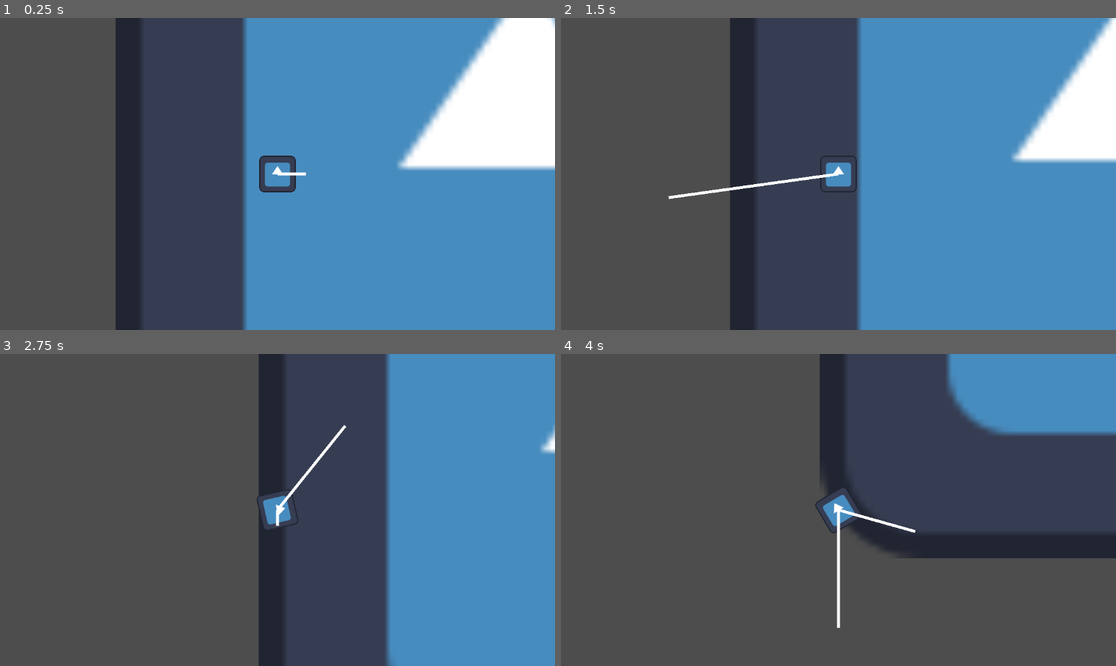
Above: before the commit, frames 1-4 (two rows, left to right).
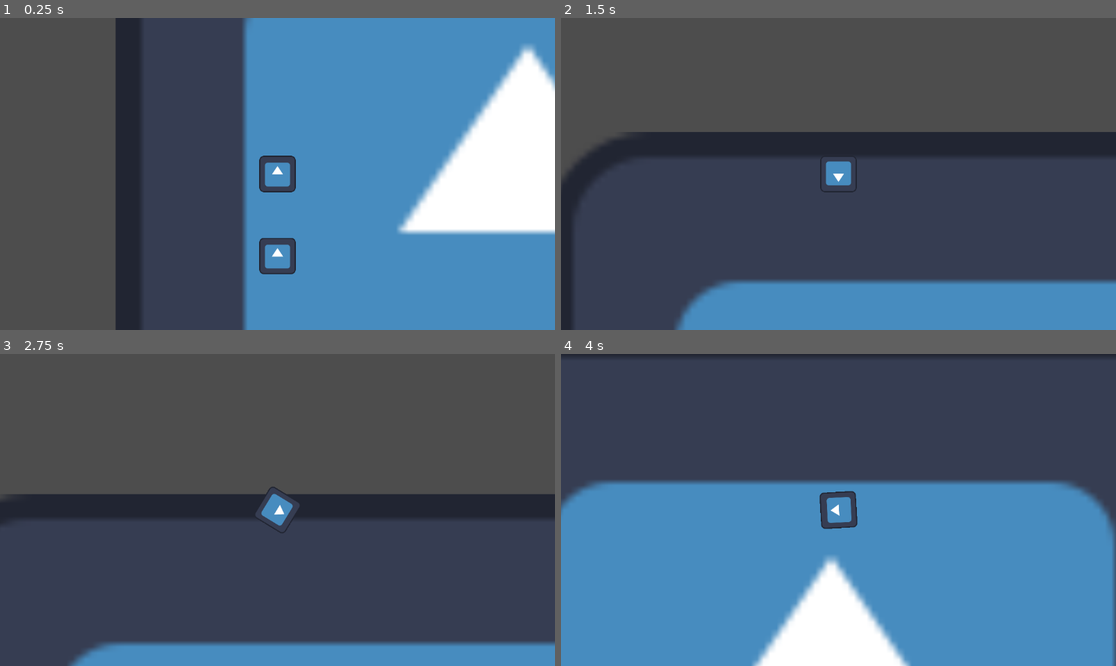
Above: after the commit, the same moments.

Repository: Eagleast/No_platform_the_game
Game: Godot game, scene res://Scenes/jumper_scene.tscn
Two runs of this game, one before a commit and one after it. Both use one fixed random seed, a clock stepped at 60 frames per second and the inputs below. The engine's default icon, where the game draws it, is replaced by a stand-in: a white triangle on a blue panel in a dark square.
Inputs (mouse positions are in pixels of both pictures, inside the frame that each line leads up to):
- Up to frame 1 (0.25 s): no input
- Up to frame 2 (1.5 s): move the mouse to (960, 158) at 0.52 s; hold Space (jump) 0.53-1.28 s; move the mouse to (727, 189) at 1.27 s; tap Space (jump) at 1.35 s
- Up to frame 3 (2.75 s): tap Space (jump) at 1.52, 1.82 s; move the mouse to (333, 441) at 2.02 s; hold Space (jump) from 2.03 s (still down)
- Up to frame 4 (4 s): move the mouse to (810, 572) at 2.77 s; release Space (jump) at 2.78 s; tap Space (jump) at 2.85, 3.02, 3.32 s; move the mouse to (1005, 556) at 3.52 s; hold Space (jump) from 3.53 s (still down)

The runs differ from the first frame. In frame 1, 11% of the frame differs, in the area x 44-100%, y 0-83%; in frame 2, 54%; in frame 3, 42%; in frame 4, 68%, in the area x 0-100%, y 0-100%.

Commit message:
comit moment
0-0

Diff:
--- a/Scenes/CollisionShape2D.gd
+++ /dev/null
@@ -1,11 +0,0 @@
-extends CollisionShape2D
-
-
-# Called when the node enters the scene tree for the first time.
-func _ready():
-	pass # Replace with function body.
-
-
-# Called every frame. 'delta' is the elapsed time since the previous frame.
-func _process(delta):
-	pass
--- a/Scenes/debug_marker.tscn
+++ /dev/null
@@ -1,11 +0,0 @@
-[gd_scene load_steps=3 format=3 uid="uid://cjbn82ei1uxwk"]
-
-[ext_resource type="Script" path="res://Scripts/Marker2D.gd" id="1_bf3pl"]
-[ext_resource type="Texture2D" uid="uid://brtt04gm73rop" path="res://icon.svg" id="2_vgkul"]
-
-[node name="Marker2D" type="Marker2D"]
-script = ExtResource("1_bf3pl")
-
-[node name="Sprite2D" type="Sprite2D" parent="."]
-scale = Vector2(0.125, 0.113281)
-texture = ExtResource("2_vgkul")
--- a/Scenes/jumper.tscn
+++ b/Scenes/jumper.tscn
@@ -1,9 +1,7 @@
-[gd_scene load_steps=8 format=3 uid="uid://dvr0nl20r1wci"]
+[gd_scene load_steps=6 format=3 uid="uid://dvr0nl20r1wci"]
 
 [ext_resource type="Texture2D" uid="uid://brtt04gm73rop" path="res://icon.svg" id="1_5tifr"]
 [ext_resource type="Script" path="res://Scripts/jumper.gd" id="1_p6lrq"]
-[ext_resource type="Script" path="res://Scripts/preview_jump.gd" id="3_lv5bx"]
-[ext_resource type="Script" path="res://Scenes/direction_vector.gd" id="4_vuhle"]
 
 [sub_resource type="PhysicsMaterial" id="PhysicsMaterial_acnxy"]
 rough = true
@@ -16,13 +14,11 @@
 [sub_resource type="CircleShape2D" id="CircleShape2D_7wnkw"]
 radius = 64.1249
 
-[node name="Jumper" type="RigidBody2D"]
+[node name="Jumper" type="RigidBody2D" groups=["player"]]
 position = Vector2(0, -63)
 physics_material_override = SubResource("PhysicsMaterial_acnxy")
 gravity_scale = 0.0
 script = ExtResource("1_p6lrq")
-max_jump_vel = 3000.0
-time_to_max_jump = 2.0
 
 [node name="Sprite2D" type="Sprite2D" parent="."]
 texture = ExtResource("1_5tifr")
@@ -37,19 +33,3 @@
 
 [node name="Camera2D" type="Camera2D" parent="."]
 zoom = Vector2(0.59, 0.59)
-
-[node name="Timer" type="Timer" parent="."]
-process_callback = 0
-wait_time = 0.1
-one_shot = true
-
-[node name="Jump_preview" type="Line2D" parent="."]
-points = PackedVector2Array(0, 0, 0, 0)
-script = ExtResource("3_lv5bx")
-
-[node name="direction_vector" type="Line2D" parent="."]
-points = PackedVector2Array(0, 0, 0, 0)
-script = ExtResource("4_vuhle")
-
-[connection signal="body_entered" from="." to="." method="_on_body_entered"]
-[connection signal="timeout" from="Timer" to="." method="_on_timer_timeout"]
--- a/Scenes/jumper_scene.tscn
+++ b/Scenes/jumper_scene.tscn
@@ -1,17 +1,13 @@
-[gd_scene load_steps=6 format=3 uid="uid://8l50u8maqmrn"]
+[gd_scene load_steps=5 format=3 uid="uid://8l50u8maqmrn"]
 
 [ext_resource type="PackedScene" uid="uid://dvr0nl20r1wci" path="res://Scenes/jumper.tscn" id="1_csb1s"]
 [ext_resource type="Texture2D" uid="uid://brtt04gm73rop" path="res://icon.svg" id="1_jxg68"]
-[ext_resource type="PackedScene" uid="uid://dxjwj5ip3evdu" path="res://Scenes/preview_jump.tscn" id="1_ts7dj"]
-[ext_resource type="Script" path="res://Scripts/preview_jump.gd" id="2_xumlp"]
+[ext_resource type="PackedScene" uid="uid://ccih1ofbh8min" path="res://bumper.tscn" id="5_pty02"]
 
 [sub_resource type="RectangleShape2D" id="RectangleShape2D_mfd2g"]
 size = Vector2(4.34, 29.705)
 
 [node name="jumper_scene" type="Node2D"]
-
-[node name="Line2D" parent="." instance=ExtResource("1_ts7dj")]
-script = ExtResource("2_xumlp")
 
 [node name="Background" type="Sprite2D" parent="."]
 position = Vector2(881, -65.25)
@@ -20,8 +16,6 @@
 
 [node name="Jumper" parent="." instance=ExtResource("1_csb1s")]
 position = Vector2(-324, -51)
-max_jump_vel = 1500.0
-time_to_max_jump = 1.0
 
 [node name="outside_walls" type="Node2D" parent="."]
 
@@ -48,3 +42,5 @@
 rotation = 1.5708
 scale = Vector2(100, 100)
 shape = SubResource("RectangleShape2D_mfd2g")
+
+[node name="RigidBody2D" parent="." instance=ExtResource("5_pty02")]
--- a/Scenes/platform_movable.tscn
+++ /dev/null
@@ -1,39 +0,0 @@
-[gd_scene load_steps=6 format=3 uid="uid://c1j1gype5kvjh"]
-
-[ext_resource type="Script" path="res://Scripts/platform_movable.gd" id="1_b14m2"]
-[ext_resource type="Texture2D" uid="uid://brtt04gm73rop" path="res://icon.svg" id="1_iw2k4"]
-
-[sub_resource type="PhysicsMaterial" id="PhysicsMaterial_17g3k"]
-friction = 100.0
-rough = true
-bounce = 1.0
-absorbent = true
-
-[sub_resource type="RectangleShape2D" id="RectangleShape2D_ma3fa"]
-size = Vector2(128.686, 129.87)
-
-[sub_resource type="RectangleShape2D" id="RectangleShape2D_6nx1j"]
-size = Vector2(10.3008, 12)
-
-[node name="sol" type="RigidBody2D" groups=["platform"]]
-position = Vector2(524, 390)
-mass = 2.0
-physics_material_override = SubResource("PhysicsMaterial_17g3k")
-gravity_scale = 1.66533e-16
-script = ExtResource("1_b14m2")
-
-[node name="Sprite2D" type="Sprite2D" parent="."]
-position = Vector2(1, 3.8147e-06)
-texture = ExtResource("1_iw2k4")
-
-[node name="CollisionShape2D" type="CollisionShape2D" parent="."]
-position = Vector2(1, 0)
-rotation = 3.14159
-shape = SubResource("RectangleShape2D_ma3fa")
-
-[node name="Area2D" type="Area2D" parent="." groups=["platform"]]
-
-[node name="CollisionShape2D" type="CollisionShape2D" parent="Area2D"]
-position = Vector2(2.08165e-12, 2.08165e-12)
-scale = Vector2(1, 0.999999)
-shape = SubResource("RectangleShape2D_6nx1j")
--- a/Scenes/platform_not_moving.tscn
+++ /dev/null
@@ -1,16 +0,0 @@
-[gd_scene load_steps=3 format=3 uid="uid://dtd4b0703cc0a"]
-
-[ext_resource type="Texture2D" uid="uid://brtt04gm73rop" path="res://icon.svg" id="1_g6gpr"]
-
-[sub_resource type="RectangleShape2D" id="RectangleShape2D_0su1h"]
-size = Vector2(127, 127)
-
-[node name="StaticBody2D" type="StaticBody2D"]
-
-[node name="Sprite2D" type="Sprite2D" parent="." groups=["platform"]]
-scale = Vector2(1, -1)
-texture = ExtResource("1_g6gpr")
-
-[node name="CollisionShape2D" type="CollisionShape2D" parent="."]
-position = Vector2(-0.5, -0.5)
-shape = SubResource("RectangleShape2D_0su1h")
--- a/Scripts/Marker2D.gd
+++ /dev/null
@@ -1,13 +0,0 @@
-extends Marker2D
-
-
-# Called when the node enters the scene tree for the first time.
-func _ready():
-	pass # Replace with function body.
-
-
-# Called every frame. 'delta' is the elapsed time since the previous frame.
-func _process(delta):
-	pass
-func update_pos(pos):
-	position = pos
--- a/Scripts/jumper.gd
+++ b/Scripts/jumper.gd
@@ -1,36 +1,89 @@
 extends RigidBody2D
 
-const SPEED = 300.0
-var jump_force = 0.0
-var is_sticking = false
-var body_on_which_sticked
-var tr_ci_collider_to_ball = Transform2D()
-var jumping = false
+@onready var sprite_2d = $Sprite2D
+
+var moving = true
 var starting_pos = Vector2(0,0)
-var jump_velocity = Vector2(0,0)
-# Get the gravity from the project settings to be synced with RigidBody nodes.
-var gravity = ProjectSettings.get_setting("physics/2d/default_gravity")
+var thruster_speed = 600
+var booster_fuel = 100
+var is_boosting = false
 
-@export var max_jump_vel:float
-@export var time_to_max_jump:float
-@onready var timer = $Timer
-@onready var area_2d = $Area2D
-@onready var jump_preview = $Jump_preview
-@onready var direction_vector = $direction_vector
+@export var max_booster_fuel = 1000
+@export var fuel_regen = 200
+@export var fuel_conso = 500
+@export var bumpiness = 300
+@export var base_thruster_speed = 600
+@export var booster_speed = 600
+@export var max_speed = 1000
+
+
 
 func _ready():
+	thruster_speed = base_thruster_speed
 	position = starting_pos
+	set_contact_monitor(true)
+	set_max_contacts_reported(5)
 
 func _process(delta):
-	if Input.is_action_pressed("jump"):
-		add_jump_force(delta)
-	if Input.is_action_just_released("jump"):
-		print("jump")
-		jump()
+
+	handle_inputs() #handles input presses
+
+	bump() #handles bumps with other players or environement
+
+	move() #makes the player move
+
+	print_debbug()
+
+	boost(delta)
+
+func print_debbug():
+	#print(thruster_speed)
+	print(booster_fuel)
+
+func boost(delta):
+	if is_boosting:
+		sprite_2d.flip_v = true
+		thruster_speed = base_thruster_speed + booster_speed
+		booster_fuel -= fuel_conso * delta
+		if booster_fuel <= 0:
+			is_boosting = false
+	else:
+		sprite_2d.flip_v = false
+		booster_fuel += fuel_regen * delta
+		if booster_fuel >= max_booster_fuel:
+			booster_fuel = max_booster_fuel
+
+func try_boost():
+	if booster_fuel > 0 and not is_boosting:
+		is_boosting = true
+	else:
+		is_boosting = false
+		thruster_speed = base_thruster_speed
+
+func handle_inputs():
 	if Input.is_action_pressed("reset"):
 		game_over()
-	jump_preview.update_preview(jump_force, max_jump_vel)
-	direction_vector.update(linear_velocity)
+	if Input.is_action_just_pressed( "jump"):
+		try_boost()
+	if Input.is_action_just_released("jump"):
+		try_boost()
+
+func bump():
+	if get_contact_count() > 0: #contact interactions
+		var colliding_bodies = get_colliding_bodies()
+		for i in len(colliding_bodies):
+			print(i)
+			if colliding_bodies[i].is_in_group("player"):
+				var collider_dir = get_collider_dir(colliding_bodies[i])
+				apply_central_impulse(collider_dir.normalized() * bumpiness)
+				print("coliding with : ", colliding_bodies[i])
+			else:
+				pass
+
+func get_collider_dir(collider):
+	var global_dir = global_position - collider.global_position
+	print(global_dir)
+	return global_dir
 
 func get_mouse_dir():
 	var screen_size = get_window().size
@@ -39,27 +92,13 @@
 	var true_jump_dir = jump_direction.normalized()
 	return true_jump_dir
 
-func jump():
-	jump_velocity = get_mouse_dir() * jump_force
-	jumping = true #jumping true dure la durée du timer pour entre autre empecher jumper de se recoller a la deuxieme frame du saut
-	timer.start()
-	apply_central_impulse(jump_velocity)
-	jump_force = 0
-
-func _on_timer_timeout():
-	jumping = false
-	pass # Replace with function body.
-
-func add_jump_force(delta):
-	jump_force += max_jump_vel / time_to_max_jump * delta
-	if jump_force >= max_jump_vel:
-		jump_force = max_jump_vel
-	print(jump_force)
-
+func move():
+	if moving:
+		var move_dir_speed = get_mouse_dir() * thruster_speed
+		apply_central_force(move_dir_speed)
 
 func game_over():
 	respawn()
-	is_sticking = false
 
 func respawn():
 	set_position(starting_pos)
--- a/Scripts/platform_movable.gd
+++ /dev/null
@@ -1,7 +0,0 @@
-extends RigidBody2D
-@onready var collision_shape_2d = $CollisionShape2D
-
-
-func impulse(mass_pos, jump_dir,mass_player):
-	apply_impulse(-jump_dir * mass_player / mass,mass_pos-position)
-	print("mass of platform : ", mass)
--- /dev/null
+++ b/bumper.tscn
@@ -0,0 +1,15 @@
+[gd_scene load_steps=3 format=3 uid="uid://ccih1ofbh8min"]
+
+[ext_resource type="Texture2D" uid="uid://brtt04gm73rop" path="res://icon.svg" id="1_nophc"]
+
+[sub_resource type="CircleShape2D" id="CircleShape2D_sash4"]
+radius = 63.3877
+
+[node name="RigidBody2D" type="RigidBody2D" groups=["player"]]
+gravity_scale = 1.66533e-16
+
+[node name="Sprite2D" type="Sprite2D" parent="."]
+texture = ExtResource("1_nophc")
+
+[node name="CollisionShape2D" type="CollisionShape2D" parent="." groups=["player"]]
+shape = SubResource("CircleShape2D_sash4")
Renamed: Scenes/direction_vector.gd -> Scripts/direction_vector.gd
Not shown, changed: .DS_Store
